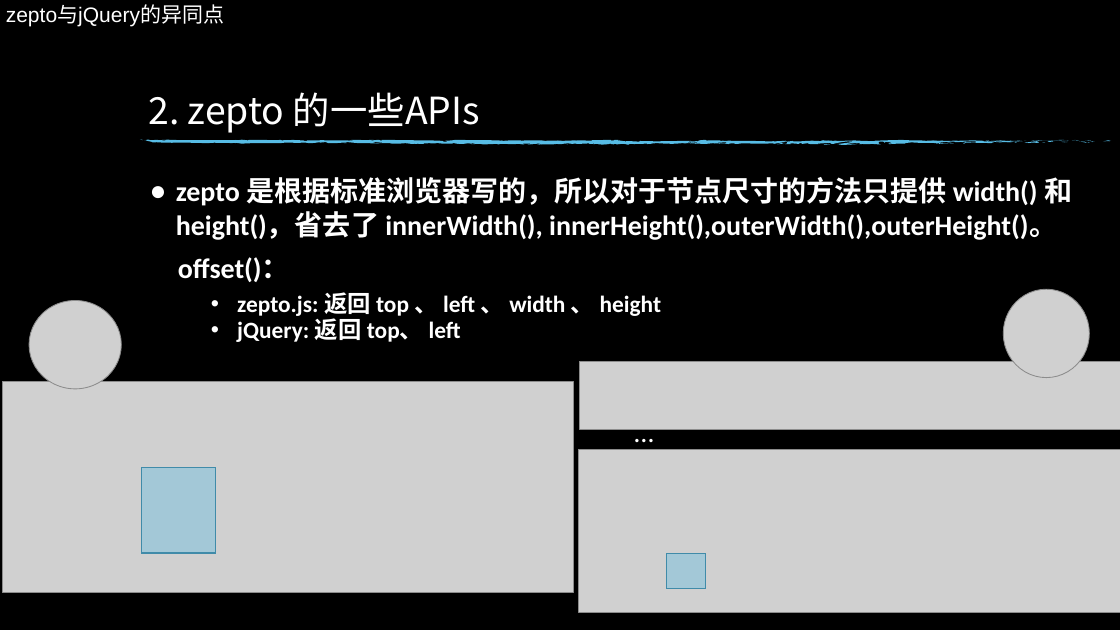
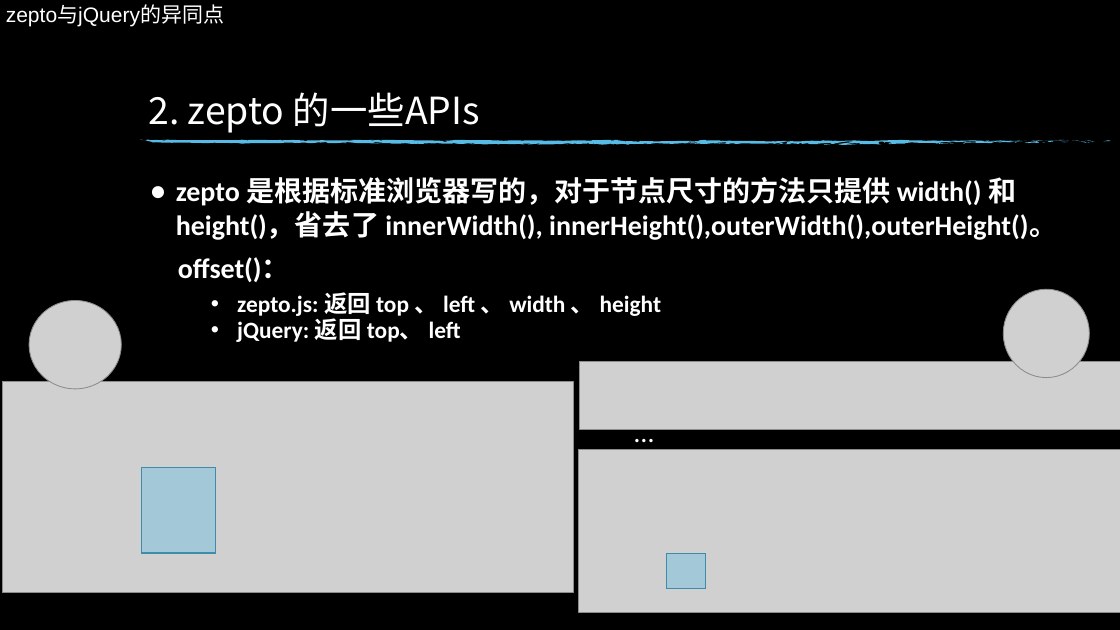
Before and after one commit to xiaotianxia/entern, a slide deck: slide 7 of zeptoVSjquery.pptx. Drawn at 1120x630 pixels with LibreOffice and Linux fonts; fonts in the diff are those of the drawing; grey boxes stand for pictures; background and template pictures are left out. Boxes give left, top, right and bottom in pixels: in the first picture for what was removed or moved away, otherwise in the second. Text is boxed around its words. In the diff, an @@ line names an element or a change of style, - is before the commit and + after.

Commit message:
mod

```diff
--- a/zeptoVSjquery.pptx
+++ b/zeptoVSjquery.pptx
@@ text at [176,177,1057,240]: text changed @@
-● zepto 是根据标准浏览器写的，所以对于节点尺寸的方法只提供 width() 和 height()，省去了 innerWidth(), innerHeight(),outerWidth(),outerHeight()。
+● zepto 是根据标准浏览器写的，对于节点尺寸的方法只提供 width() 和 height()，省去了 innerWidth(), innerHeight(),outerWidth(),outerHeight()。
```
Also in this commit, not shown: 2 other slides changed.
